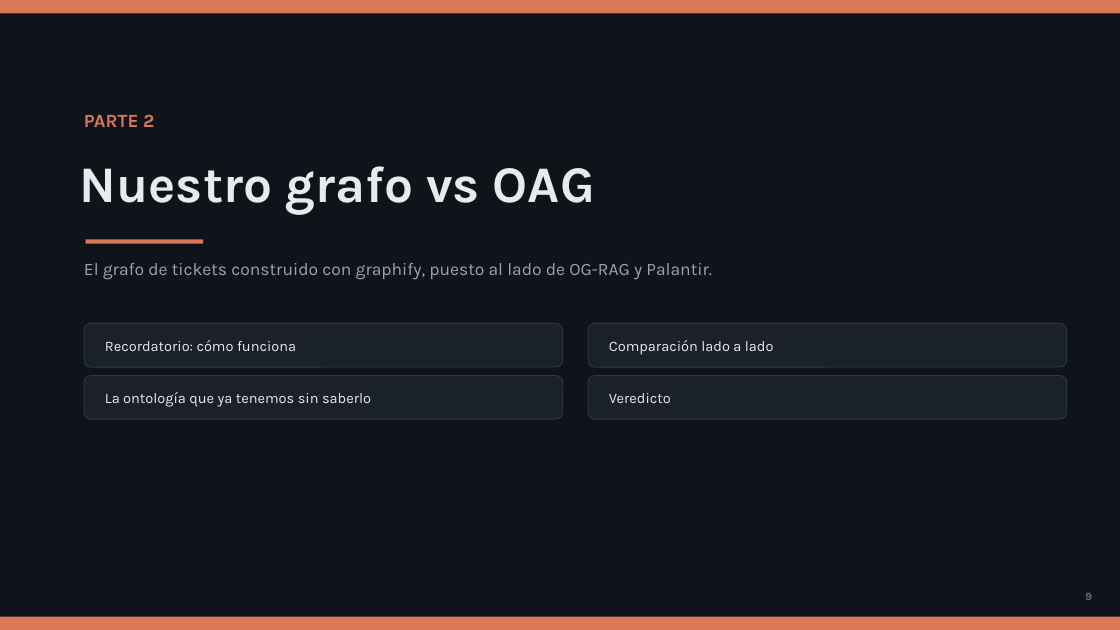
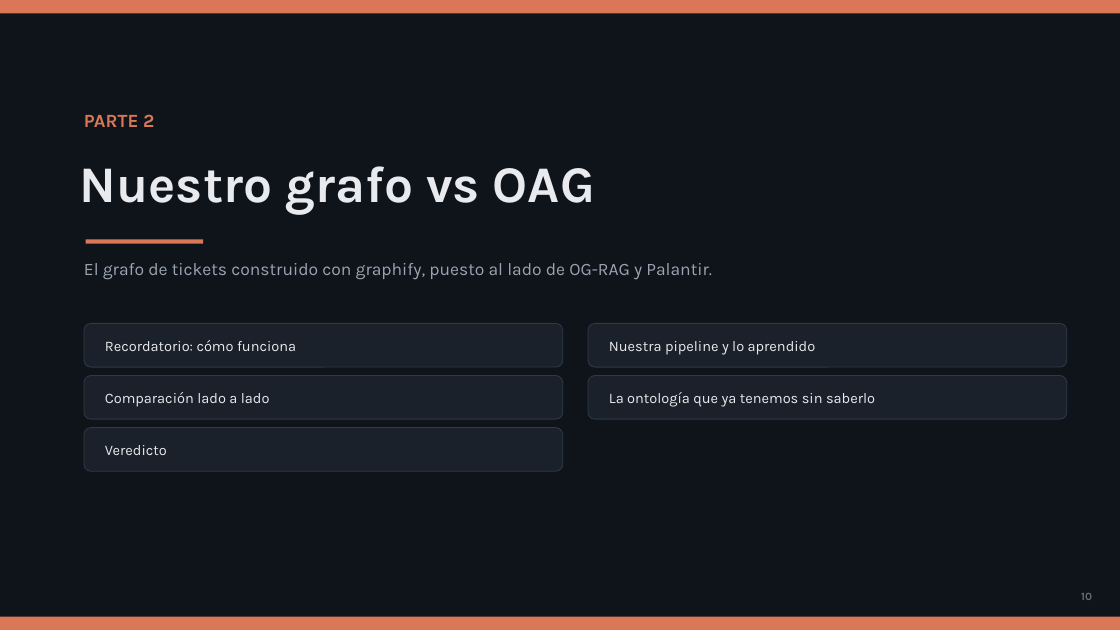
Before and after one commit to olonok69/oag_vs_kg_ml_engineer, a slide deck: slide 10 of presentacion/OAG_vs_KG_Presentacion.pptx (slide 9 before the commit). Drawn at 1120x630 pixels with LibreOffice and Linux fonts; fonts in the diff are those of the drawing. Boxes give left, top, right and bottom in pixels: in the first picture for what was removed or moved away, otherwise in the second. Text is boxed around its words. In the diff, an @@ line names an element or a change of style, - is before the commit and + after.

Commit message:
Demo guide (ES/EN), SVG diagrams and bilingual deck
- docs/GUIA_DEMO.md and docs/DEMO_GUIDE.md: what OAG is, concepts, pipelines,
  the demo, evaluation, when to use each technique, lessons and references
- docs/img/build_diagrams.py: seven diagrams as SVG (guides) and PNG (deck)
- deck: diagram slides, Part 4 (demo, evaluation, results, when to use),
  English build via translations_en.py
- README and CLAUDE.md: new files and build commands

```diff
--- a/presentacion/OAG_vs_KG_Presentacion.pptx
+++ b/presentacion/OAG_vs_KG_Presentacion.pptx
@@ text at [609, 341, 816, 355]: text changed @@
-Comparación lado a lado
+Nuestra pipeline y lo aprendido
@@ text at [105, 392, 270, 407]: text changed @@
-La ontología que ya tenemos sin saberlo
+Comparación lado a lado
@@ text at [609, 392, 875, 407]: text changed @@
-Veredicto
+La ontología que ya tenemos sin saberlo
@@ rounded rectangle added at [84, 428, 563, 471], fill #1A212B, outline #2E3948 0.75 pt @@
@@ text added at [105, 445, 167, 455], 12.5 pt, text #E8EAED @@
+Veredicto
@@ text at [1081, 593, 1092, 600]: text changed @@
-9
+10
```
Also in this commit, not shown: 12 other slides changed, 9 slides added, 2 slides removed, 36 other files.
